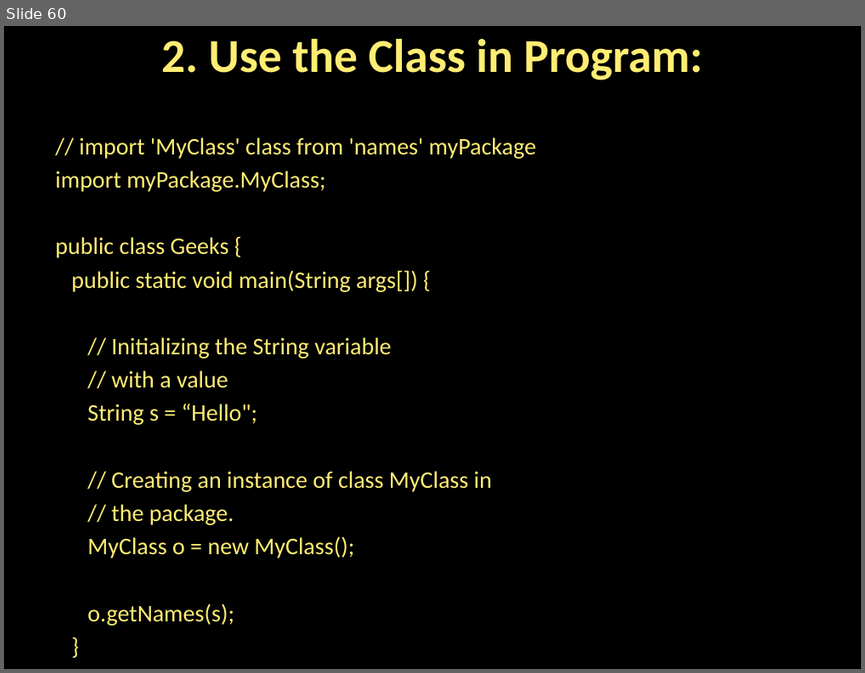
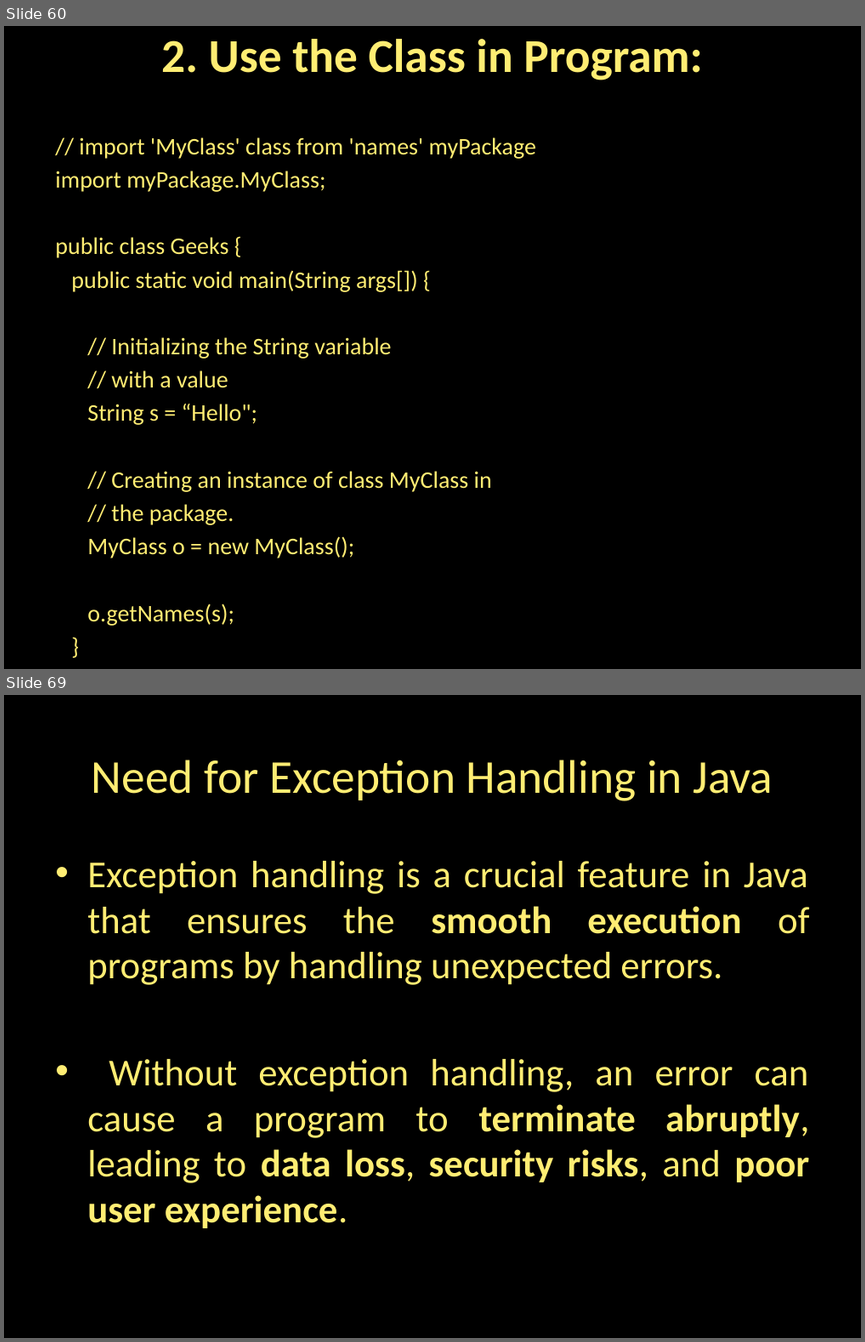
Before and after one commit to NemisRuparel/JAVA_Material, a slide deck: material/Inheritance in JAVA.pptx. Shown one above the other, each under a label of ours: slide 60 before the commit, slides 60 and 69 after it; the slides between them are not shown. The pictures are 865x673 and 865x1342 pixels, drawn with LibreOffice and Linux fonts; fonts in the diff are those of the drawing. Boxes give left, top, right and bottom in pixels: in the first picture for what was removed or moved away, otherwise in the second. Text is boxed around its words. In the diff, an @@ line names an element or a change of style, - is before the commit and + after.

```diff
--- a/material/Inheritance in JAVA.pptx
+++ b/material/Inheritance in JAVA.pptx
@@ slide 69 added at box(4, 695, 861, 1338), background #000000 @@
@@ title added at box(92, 760, 772, 801), 39.6 pt, text #FFED73 @@
+Need for Exception Handling in Java
@@ text added at box(87, 861, 809, 1228), 32 pt, text #FFED73 @@
+• Exception handling is a crucial feature in Java that ensures the smooth execution of programs by handling unexpected errors.
+• Without exception handling, an error can cause a program to terminate abruptly, leading to data loss, security risks, and poor user experience.
```
Also in this commit, not shown: 60 other slides added, 4 other files.
